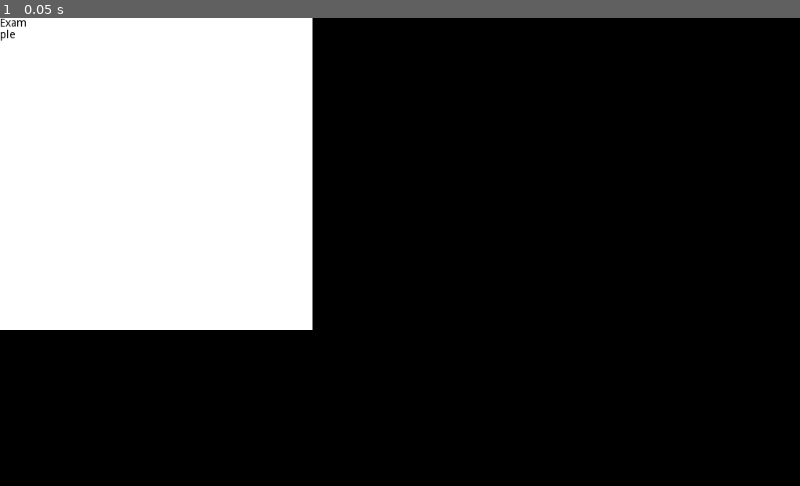
Above: before the commit, frame 1.
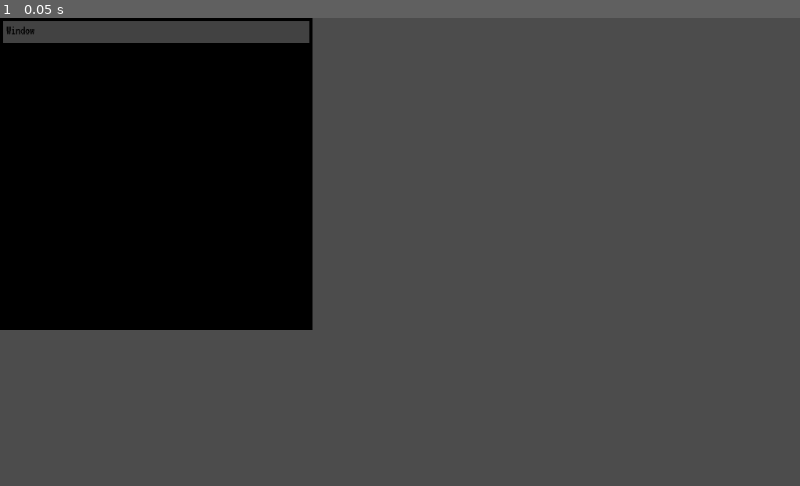
Above: after the commit, the same moment.

Repository: Lunatic-Games/egress
Game: Godot game, scene res://game.tscn
Same seed, same stepped clock (60 frames per second), same inputs: the game is played once before the commit and once after it. The project has no main scene, so this scene is started directly.
Inputs:
- Up to frame 1 (0.05 s): no input

The runs differ from the first frame. In frame 1, 100% of the frame differs, in the area x 0-100%, y 0-100%.
Error before the commit: Invalid set index 'position' (on base: 'Control') with value of type 'Vector2'. (res://windows/window_base.gd:18)

Commit message:
Finished basic functionality for windows

Diff:
--- a/game.tscn
+++ b/game.tscn
@@ -9,6 +9,7 @@
 script = ExtResource( 1 )
 
 [node name="ExampleWindow" parent="WindowController" instance=ExtResource( 2 )]
-win_rect = Rect2( 0, 0, 400, 400 )
-win_name = "Example"
+margin_right = 400.0
+margin_bottom = 400.0
+win_name = "Window"
 source_path = "res://windows/example_win/example.tscn"
--- a/project.godot
+++ b/project.godot
@@ -19,5 +19,4 @@
 
 [rendering]
 
-environment/default_clear_color=Color( 0, 0, 0, 1 )
 environment/default_environment="res://default_env.tres"
--- a/windows/window_base.gd
+++ b/windows/window_base.gd
@@ -1,22 +1,23 @@
 extends ColorRect
 
-const BAR_HEIGHT = 32
+const BAR_HEIGHT = 28
+const BAR_MARGIN = 4
+const TEXT_MARGIN = 2*BAR_MARGIN
 
-export(Rect2) var win_rect
 export(String) var win_name
 export(String) var source_path
 
 var content
 
 func _ready():
-	self.rect_position = win_rect.position
-	self.rect_size = win_rect.size
 	$WindowName.text = win_name
-	$WindowBar.rect_size = Vector2(win_rect.size.x, BAR_HEIGHT)
+	$WindowName.rect_position = Vector2(TEXT_MARGIN, TEXT_MARGIN)
+	$WindowBar.rect_position = Vector2(BAR_MARGIN, BAR_MARGIN)
+	$WindowBar.rect_size = Vector2(self.rect_size.x-2*BAR_MARGIN, BAR_HEIGHT)
 	var content_source = load(source_path)
 	content = content_source.instance()
-	content.position = Vector2(win_rect.position.x, win_rect.position.y - BAR_HEIGHT)
-	content.rect_size = Vector2(win_rect.size.x, win_rect.size.y - BAR_HEIGHT)
+	content.rect_position = Vector2(0, BAR_HEIGHT)
+	#content.rect_size = Vector2(win_rect.size.x, win_rect.size.y - BAR_HEIGHT)
 
 # Called every frame. 'delta' is the elapsed time since the previous frame.
 #func _process(delta):
--- a/windows/window_base.tscn
+++ b/windows/window_base.tscn
@@ -1,8 +1,13 @@
-[gd_scene load_steps=2 format=2]
+[gd_scene load_steps=4 format=2]
 
 [ext_resource path="res://windows/window_base.gd" type="Script" id=1]
+[ext_resource path="res://assets/ui/VT323-Regular.ttf" type="DynamicFontData" id=2]
+
+[sub_resource type="DynamicFont" id=1]
+font_data = ExtResource( 2 )
 
 [node name="Window" type="ColorRect"]
+color = Color( 0, 0, 0, 1 )
 script = ExtResource( 1 )
 __meta__ = {
 "_edit_use_anchors_": false
@@ -11,11 +16,18 @@
 [node name="WindowBar" type="ColorRect" parent="."]
 margin_right = 40.0
 margin_bottom = 40.0
+color = Color( 0.262745, 0.262745, 0.262745, 1 )
+__meta__ = {
+"_edit_use_anchors_": false
+}
 
 [node name="WindowName" type="RichTextLabel" parent="."]
 margin_right = 40.0
 margin_bottom = 40.0
+custom_fonts/normal_font = SubResource( 1 )
 custom_colors/default_color = Color( 0, 0, 0, 1 )
+text = "window name"
+scroll_active = false
 __meta__ = {
 "_edit_use_anchors_": false
 }
